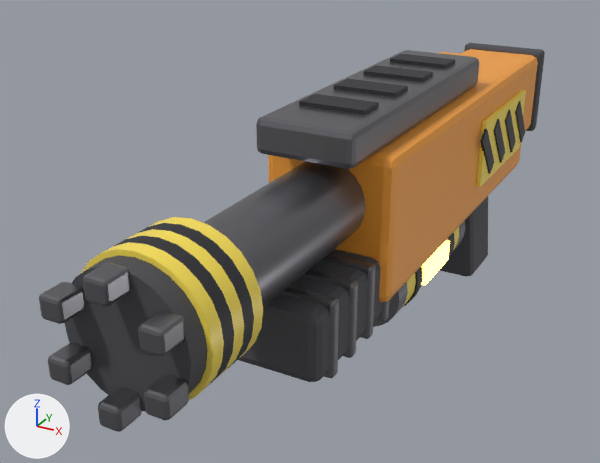
An edit to the FBX model Assets/JamKit/Templates/SkylineRepo/Resources/SkylineModels/breacher/breacher.fbx, drawn before and after from the same camera.
Rendered twice from a camera (50 mm lens) standing at (0.21, -0.614, 0.218) and looking at (-0.05, -0.142, -0.018). The axes (+X, +Y, +Z) are drawn at lower left. The lights are the same throughout. The first picture is the older version. Vertices at exactly the same position are counted once.

The first picture shows 'Mag', 'Receiver'.
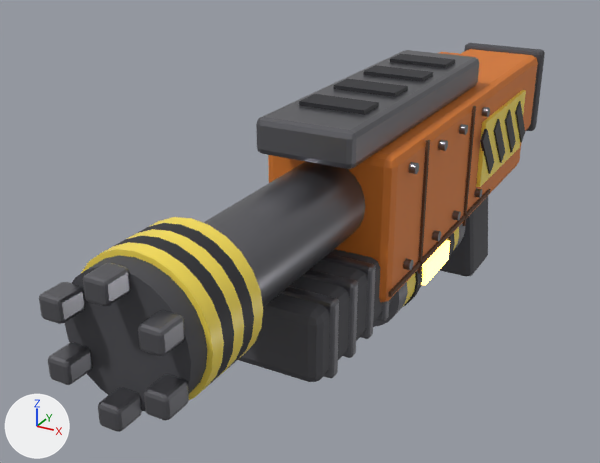
The change, as JSON lines over the scene's bpy script:
```json
{"op": "set", "path": "mat_breacher_orange.base_color", "old": "(0.93, 0.36, 0.04)", "new": "(0.7, 0.19, 0.02)", "note": "orange #f7a238 -> orange #da7927"}
{"op": "add", "block": "mat_breacher_seam", "code": ["mat_breacher_seam = principled_material('Breacher_Seam')", "mat_breacher_seam.base_color = (0.12, 0.05, 0.02)  # brown #613f27", "mat_breacher_seam.roughness = 0.8"]}
{"block": "me_receiver", "where": "# used by ob_receiver; location = (0.0, 0.0, 0.0)"}
{"op": "remove", "block": "me_receiver", "code": "me_receiver.from_pydata(...)  # 1320 vertices, 1192 faces; spans x -0.047..0.047, y -0.4..0.172, z -0.125..0.091"}
{"op": "add", "block": "me_receiver", "code": "me_receiver.from_pydata(...)  # 1624 vertices, 1388 faces; spans x -0.047..0.047, y -0.4..0.172, z -0.125..0.091"}
{"block": "me_receiver", "change": "me_receiver part 1: a new loose piece, a box spanning x 0.043..0.0446, y -0.0615..-0.0585, z -0.025..0.065, in mat_breacher_seam (brown #613f27)"}
{"block": "me_receiver", "change": "me_receiver part 2: a new loose piece, a box spanning x 0.043..0.0446, y -0.1515..-0.1485, z -0.025..0.065, in mat_breacher_seam (brown #613f27)"}
{"block": "me_receiver", "change": "me_receiver part 3: a new loose piece, a box spanning x 0.043..0.0446, y -0.2..0.0, z -0.0195..-0.0165, in mat_breacher_seam (brown #613f27)"}
{"block": "me_receiver", "change": "me_receiver part 4: a new loose piece, an 8-sided cylinder along x spanning x 0.0432..0.0472, y -0.0385..-0.0315, z 0.0515..0.0585, in mat_breacher_steel (grey #7c7c81)"}
{"block": "me_receiver", "change": "me_receiver part 5: a new loose piece, an 8-sided cylinder along x spanning x 0.0432..0.0472, y -0.0385..-0.0315, z -0.0115..-0.0045, in mat_breacher_steel (grey #7c7c81)"}
{"block": "me_receiver", "change": "me_receiver part 6: a new loose piece, an 8-sided cylinder along x spanning x 0.0432..0.0472, y -0.0885..-0.0815, z 0.0515..0.0585, in mat_breacher_steel (grey #7c7c81)"}
{"block": "me_receiver", "change": "me_receiver part 7: a new loose piece, an 8-sided cylinder along x spanning x 0.0432..0.0472, y -0.0885..-0.0815, z -0.0115..-0.0045, in mat_breacher_steel (grey #7c7c81)"}
{"block": "me_receiver", "change": "me_receiver part 8: a new loose piece, an 8-sided cylinder along x spanning x 0.0432..0.0472, y -0.1285..-0.1215, z 0.0515..0.0585, in mat_breacher_steel (grey #7c7c81)"}
{"block": "me_receiver", "change": "me_receiver part 9: a new loose piece, an 8-sided cylinder along x spanning x 0.0432..0.0472, y -0.1285..-0.1215, z -0.0115..-0.0045, in mat_breacher_steel (grey #7c7c81)"}
{"block": "me_receiver", "change": "me_receiver part 10: a new loose piece, an 8-sided cylinder along x spanning x 0.0432..0.0472, y -0.1785..-0.1715, z 0.0515..0.0585, in mat_breacher_steel (grey #7c7c81)"}
{"block": "me_receiver", "change": "me_receiver part 11: a new loose piece, an 8-sided cylinder along x spanning x 0.0432..0.0472, y -0.1785..-0.1715, z -0.0115..-0.0045, in mat_breacher_steel (grey #7c7c81)"}
{"block": "me_receiver", "change": "other edits to the shape of me_receiver do not show in these pictures"}
{"op": "add", "block": "me_receiver", "code": "me_receiver.materials.append(mat_breacher_seam)  # brown #613f27"}
```

Where the change shows, as pixel boxes [x1, y1, x2, y2] in the pictures (600 x 463 px):
```json
{"object": "Receiver", "change": "recoloured, reshaped", "before": [39, 43, 545, 432], "after": [39, 43, 545, 432], "on screen": "orange to brown"}
{"part": 1, "of": "me_receiver", "change": "added", "after": [462, 106, 476, 226]}
{"part": 2, "of": "me_receiver", "change": "added", "after": [418, 140, 430, 274], "on screen": "brown"}
{"part": 3, "of": "me_receiver", "change": "added", "after": [388, 189, 491, 297]}
{"part": 4, "of": "me_receiver", "change": "added", "after": [482, 107, 490, 117]}
{"part": 5, "of": "me_receiver", "change": "added", "after": [474, 188, 482, 198]}
{"part": 6, "of": "me_receiver", "change": "added", "after": [459, 124, 468, 135]}
{"part": 7, "of": "me_receiver", "change": "added", "after": [452, 210, 461, 221]}
{"part": 8, "of": "me_receiver", "change": "added", "after": [438, 140, 448, 151]}
{"part": 9, "of": "me_receiver", "change": "added", "after": [432, 230, 441, 241]}
{"part": 10, "of": "me_receiver", "change": "added", "after": [409, 162, 419, 174]}
{"part": 11, "of": "me_receiver", "change": "added", "after": [403, 259, 413, 270]}
```
